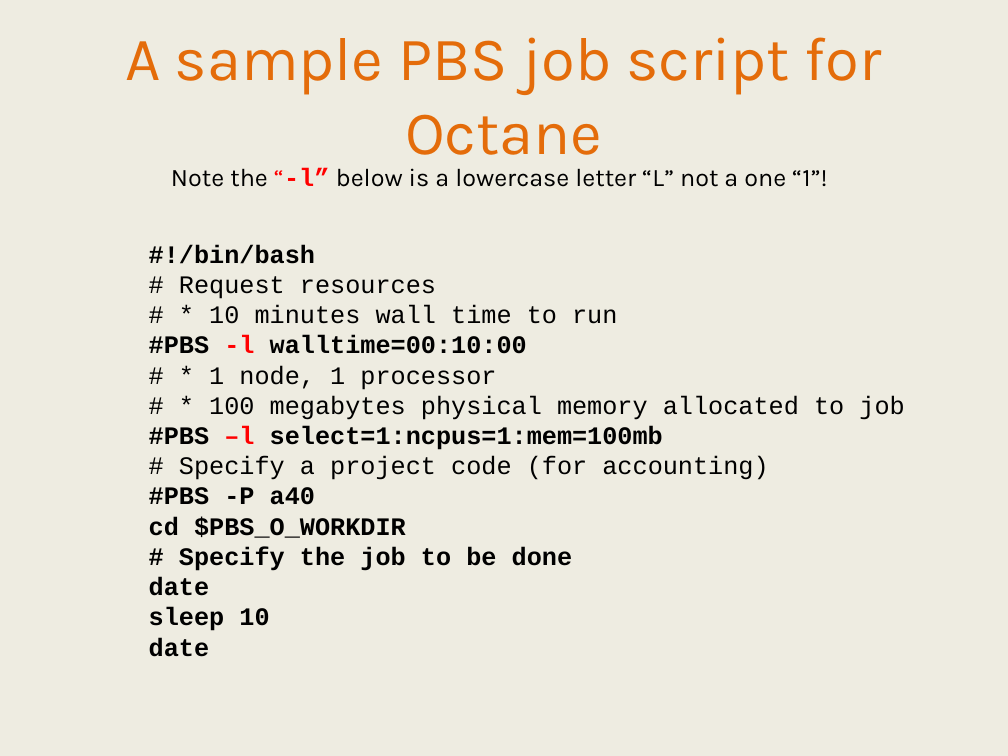
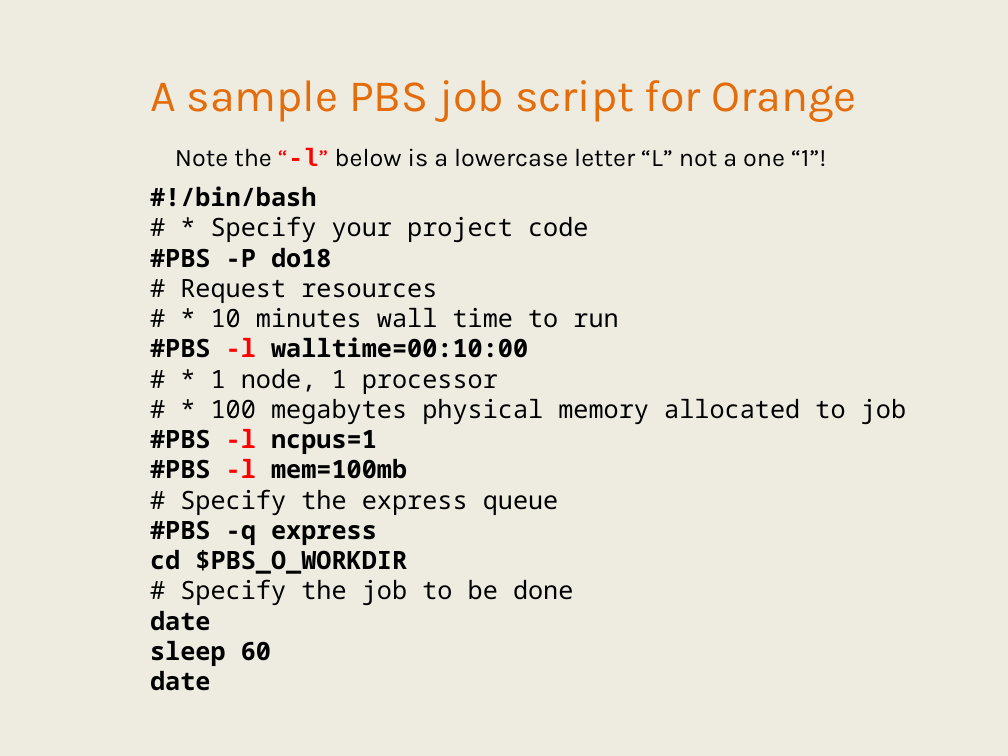
Before and after one commit to IntersectAustralia/TrainingMaterials, a slide deck: slide 25 of hpc1/03 HPC - Slides.pptx. Drawn at 1008x756 pixels with LibreOffice and Linux fonts; fonts in the diff are those of the drawing. Boxes give left, top, right and bottom in pixels: in the first picture for what was removed or moved away, otherwise in the second. Text is boxed around its words. In the diff, an @@ line names an element or a change of style, - is before the commit and + after.

```diff
--- a/hpc1/03 HPC - Slides.pptx
+++ b/hpc1/03 HPC - Slides.pptx
@@ text at box(150, 80, 856, 122): text changed; size 44 to 32 pt @@
-A sample PBS job script for Octane
+A sample PBS job script for Orange
@@ text "Note the “-l” below is ...": place and size @@
-text "Note the “-l” below is ..." at box(171, 167, 827, 187)
+text "Note the “-l” below is ..." at box(175, 147, 826, 167)
@@ text "Note the “-l” below is ..." at box(175, 147, 826, 167): font Courier New to Karla, bold off in "“-l”" @@
@@ text "#!/bin/bash": place and size @@
-text "#!/bin/bash" at box(149, 244, 904, 657)
+text "#!/bin/bash" at box(150, 186, 906, 631)
@@ text at box(150, 186, 906, 424): font Courier New to Noto Sans Mono in "#!/bin/bash", "# Request resources", "# * 10 minutes wall time to ...", "#PBS -l walltime=00:10:00" and 2 more places @@
@@ text at box(150, 216, 588, 268): paragraphs added @@
+# * Specify your project code
+#PBS -P do18
@@ text at box(150, 429, 573, 631): text changed; font Courier New to Noto Sans Mono @@
-#PBS –l select=1:ncpus=1:mem=100mb
-# Specify a project code (for accounting)
-#PBS -P a40
-cd $PBS_O_WORKDIR
-# Specify the job to be done
-date
-sleep 10
-date
+#PBS -l ncpus=1
+#PBS -l mem=100mb
+# Specify the express queue
+#PBS -q express
+cd $PBS_O_WORKDIR
+# Specify the job to be done
+date
+sleep 60
+date
```
Also in this commit, not shown: 19 other slides changed, 2 slides added, 10 slides removed, 5 other files.
